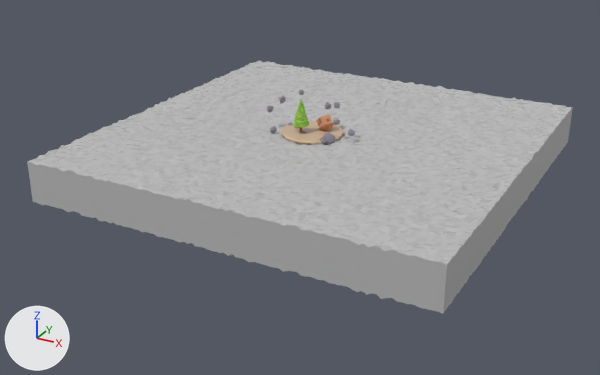
The FBX model WebPlatform/Assets/Models/LowPolyIsland_FBX.FBX as it was, and as the next commit left it.
Camera for both pictures: a 50 mm lens placed at (4.55, -8.59, 3.5), pointed at (-0.03, -0.26, -0.67). The lights are fixed; the arrows at lower left show +X, +Y and +Z. Where no turn or scale is listed for an object, it has been applied to the vertices.

Names of what the first picture shows: 'Cone002', 'Ocean001'.
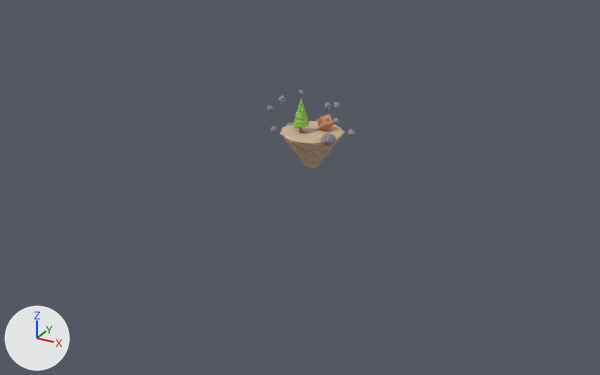
Where the newer file only moved an object's origin or applied its transform, the numbers keep the older frame.

Where the change shows, as pixel boxes (x1, y1, x2, y2) in the pictures (600 x 375 px):
'Ocean001', deleted
    before: (27, 61, 573, 314)
'Cone002.001', added
    after: (282, 135, 342, 169)

Edits to the bpy script that builds the scene:
```text
Add me_mesh_060:
    me_mesh_060.from_pydata(...)  # 1377 vertices, 2688 faces; spans x -397.0..396.0, y -393.0..403.0, z 17.0..500.0
    me_mesh_060.materials.append(mat_material__37)  # beige #d2b598
Remove ob_ocean001:
    ob_ocean001 = bpy.data.objects.new('Ocean001', me_mesh_007)
    ob_ocean001.location = (0.096, 0.12, -0.035)
Add ob_cone002_001:
    ob_cone002_001 = bpy.data.objects.new('Cone002.001', me_mesh_060)
    ob_cone002_001.location = (0.002, -0.013, 0.011)
    ob_cone002_001.scale = (-0.001, -0.001, -0.001)
```
